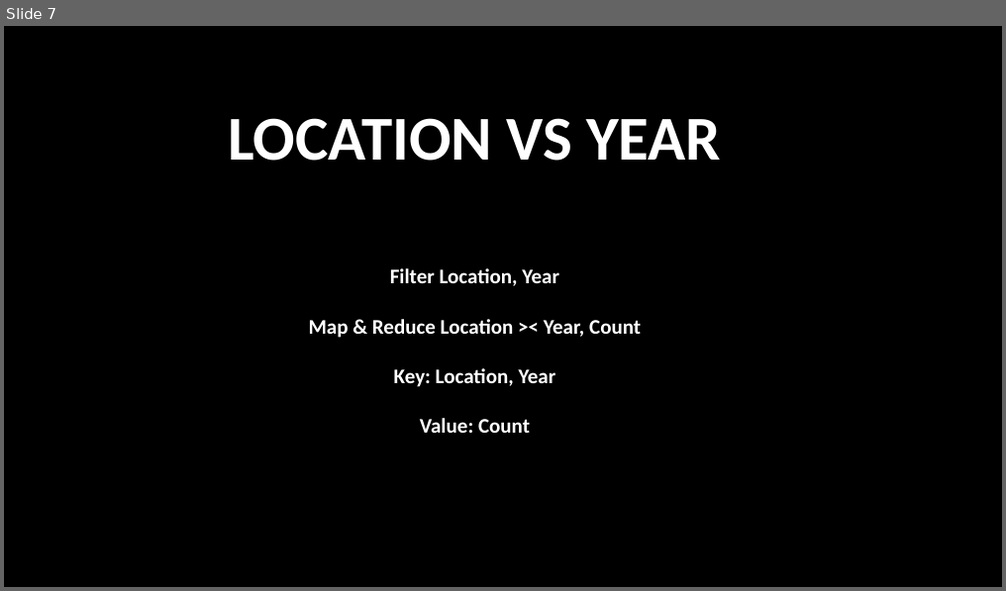
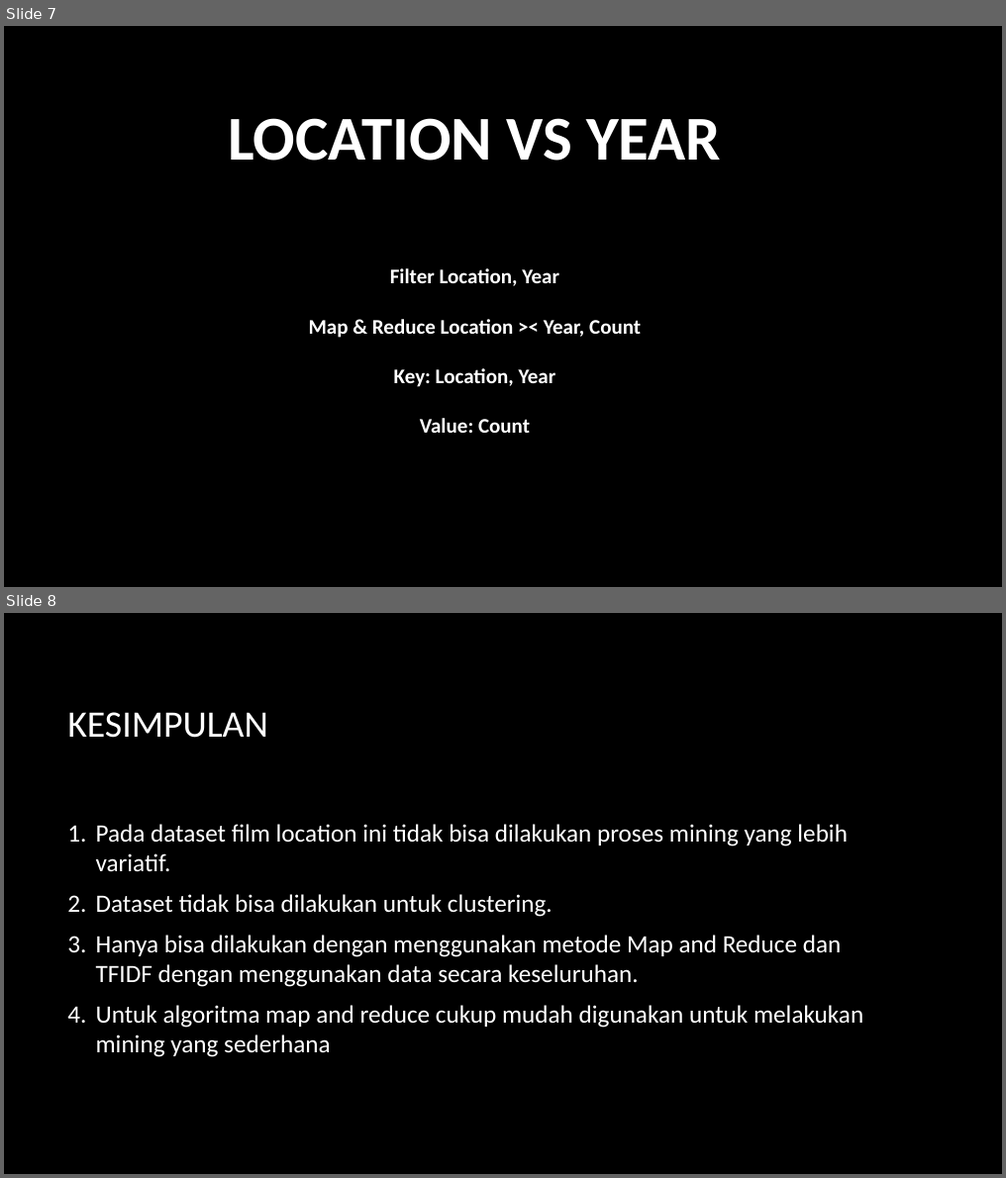
Before and after one commit to arsoedjono/big-data, a slide deck: EAS/Film_Locations_in_San_Francisco.pptx. Shown one above the other, each under a label of ours: slide 7 before the commit, slides 7 and 8 after it. The pictures are 1006x591 and 1006x1178 pixels, drawn with LibreOffice and Linux fonts; fonts in the diff are those of the drawing; background and template pictures are left out. Boxes give left, top, right and bottom in pixels: in the first picture for what was removed or moved away, otherwise in the second. Text is boxed around its words. In the diff, an @@ line names an element or a change of style, - is before the commit and + after.

Commit message:
Kesimpulan dan Saran

```diff
--- a/EAS/Film_Locations_in_San_Francisco.pptx
+++ b/EAS/Film_Locations_in_San_Francisco.pptx
@@ slide 8 added at bbox=[4, 613, 1002, 1174], background picture (left out) @@
@@ title added at bbox=[67, 712, 268, 738], 36 pt, text #FFFFFF @@
+KESIMPULAN
@@ text added at bbox=[96, 824, 863, 1058], 24 pt, text #FFFFFF @@
+1. Pada dataset film location ini tidak bisa dilakukan proses mining yang lebih variatif.
+2. Dataset tidak bisa dilakukan untuk clustering.
+3. Hanya bisa dilakukan dengan menggunakan metode Map and Reduce dan TFIDF dengan menggunakan data secara keseluruhan.
+4. Untuk algoritma map and reduce cukup mudah digunakan untuk melakukan mining yang sederhana
```
Also in this commit, not shown: 1 slide changed, 1 other slide added.
